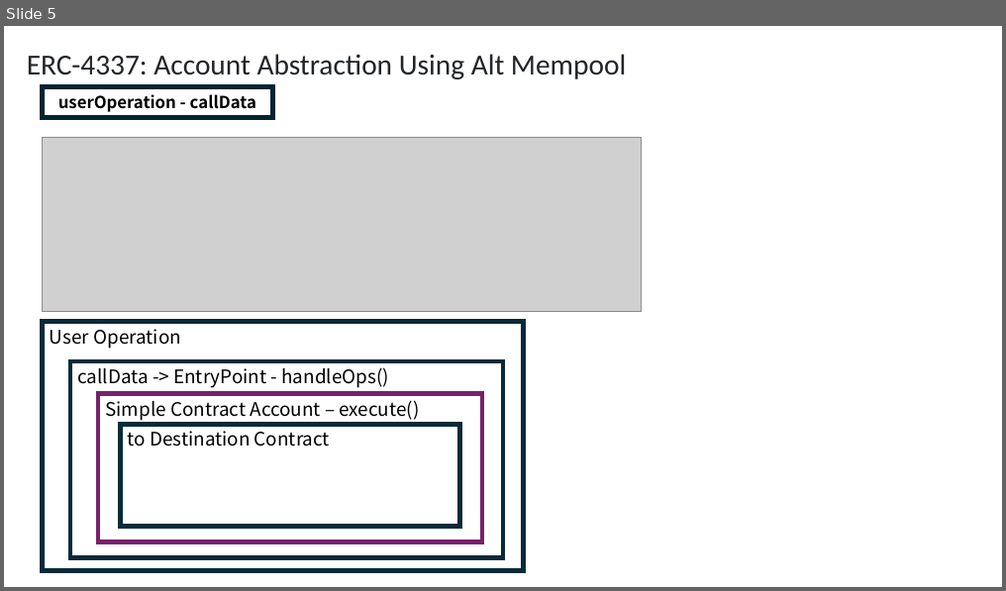
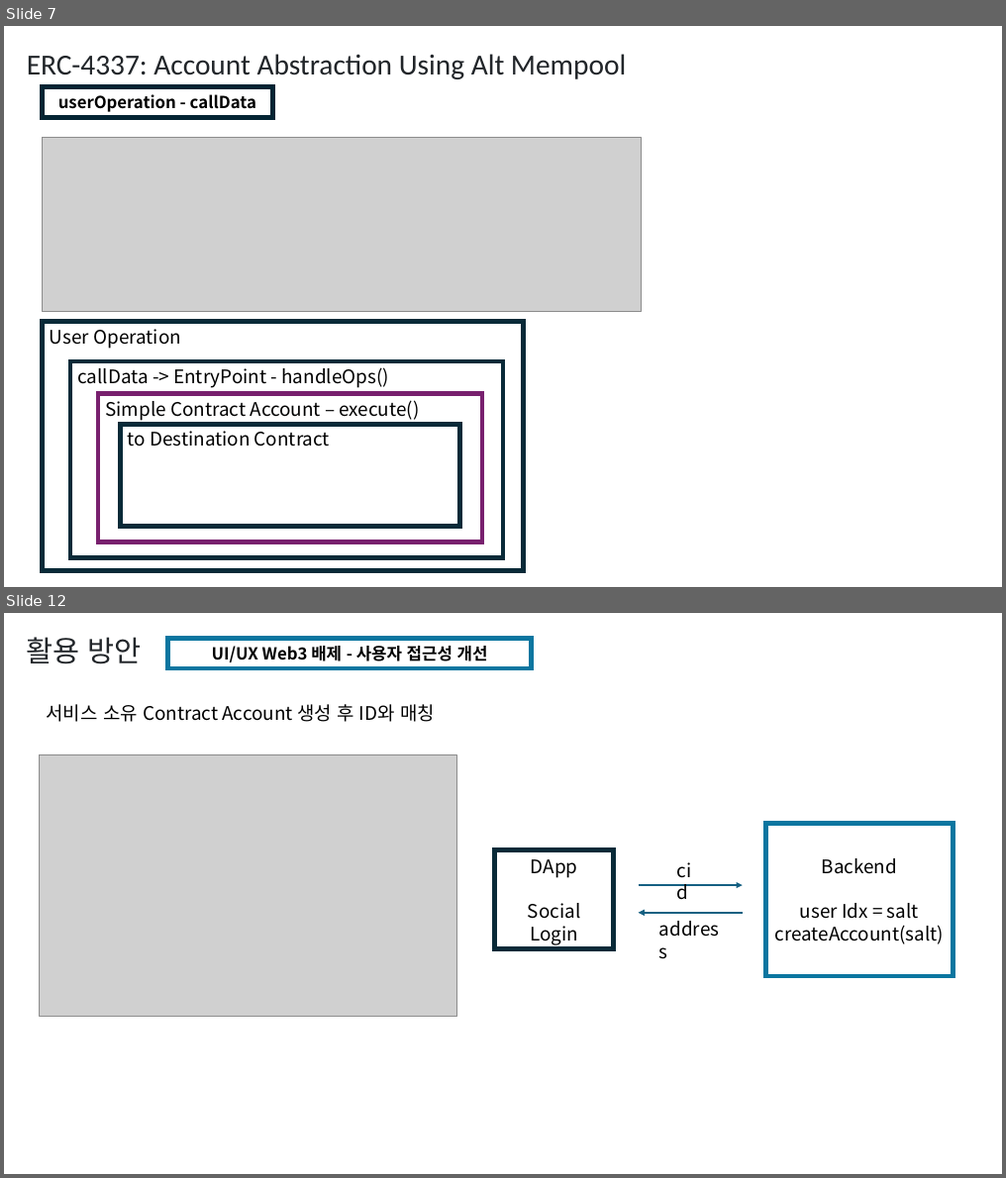
Before and after one commit to yyyljy/erc4337_alchemybundler, a slide deck: ERC4337.pptx. Shown one above the other, each under a label of ours: slide 5 before the commit, slides 7 and 12 after it; the slides between them are not shown. The pictures are 1006x591 and 1006x1178 pixels, drawn with LibreOffice and Linux fonts; fonts in the diff are those of the drawing; grey boxes stand for pictures. Boxes give left, top, right and bottom in pixels: in the first picture for what was removed or moved away, otherwise in the second. Text is boxed around its words. In the diff, an @@ line names an element or a change of style, - is before the commit and + after.

```diff
--- a/ERC4337.pptx
+++ b/ERC4337.pptx
@@ slide 12 added at [4, 613, 1002, 1174], background #FFFFFF @@
@@ text added at [27, 637, 142, 664], 28 pt, text #212529 @@
+활용 방안
@@ rectangle added at [168, 639, 531, 668], outline #0B76A0 4.5 pt, 16 pt, text #000000, bold @@
+UI/UX Web3 배제 - 사용자 접근성 개선
@@ text added at [47, 704, 435, 722], 18 pt, text #000000 @@
+서비스 소유 Contract Account 생성 후 ID와 매칭
@@ picture added at [39, 755, 456, 1016] @@
@@ rectangle added at [766, 823, 953, 976], outline #0B76A0 4.5 pt, 18 pt, text #000000 @@
+Backend
+user Idx = salt
+createAccount(salt)
@@ rectangle added at [495, 851, 614, 950], outline #092A39 4.5 pt, 18 pt, text #000000 @@
+DApp
+Social Login
@@ text added at [669, 855, 710, 884], 18 pt, text #000000 @@
+cid
@@ arrow added from (638, 885) to (743, 885), #156082 1.5 pt @@
@@ arrow added from (743, 912) to (638, 912), #156082 1.5 pt @@
@@ text added at [652, 915, 734, 945], 18 pt, text #000000 @@
+address
@@ what was slide 5 is now slide 7 @@
```
Also in this commit, not shown: 5 slides changed, 9 other slides added, 4 other files.
